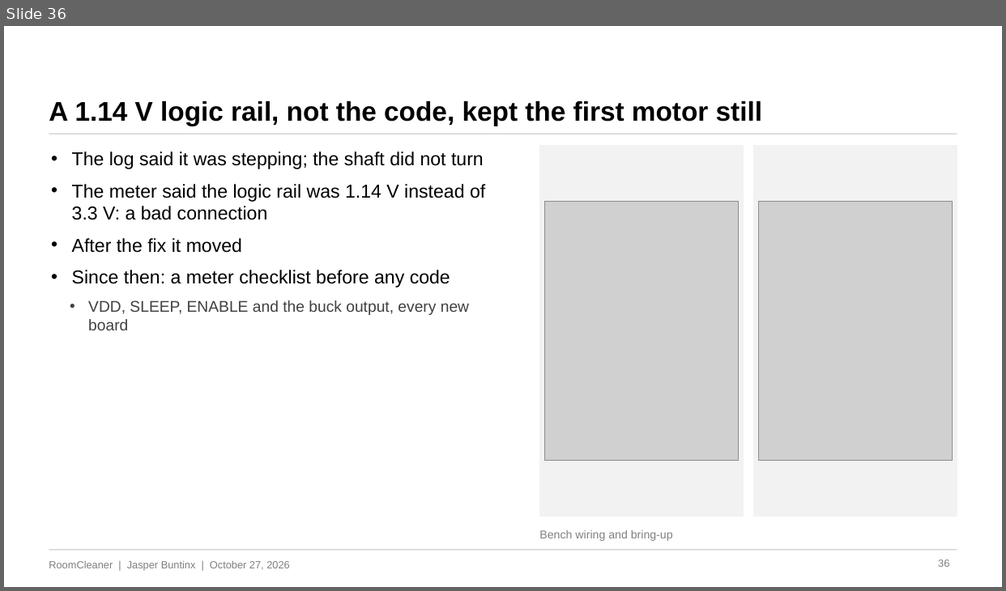
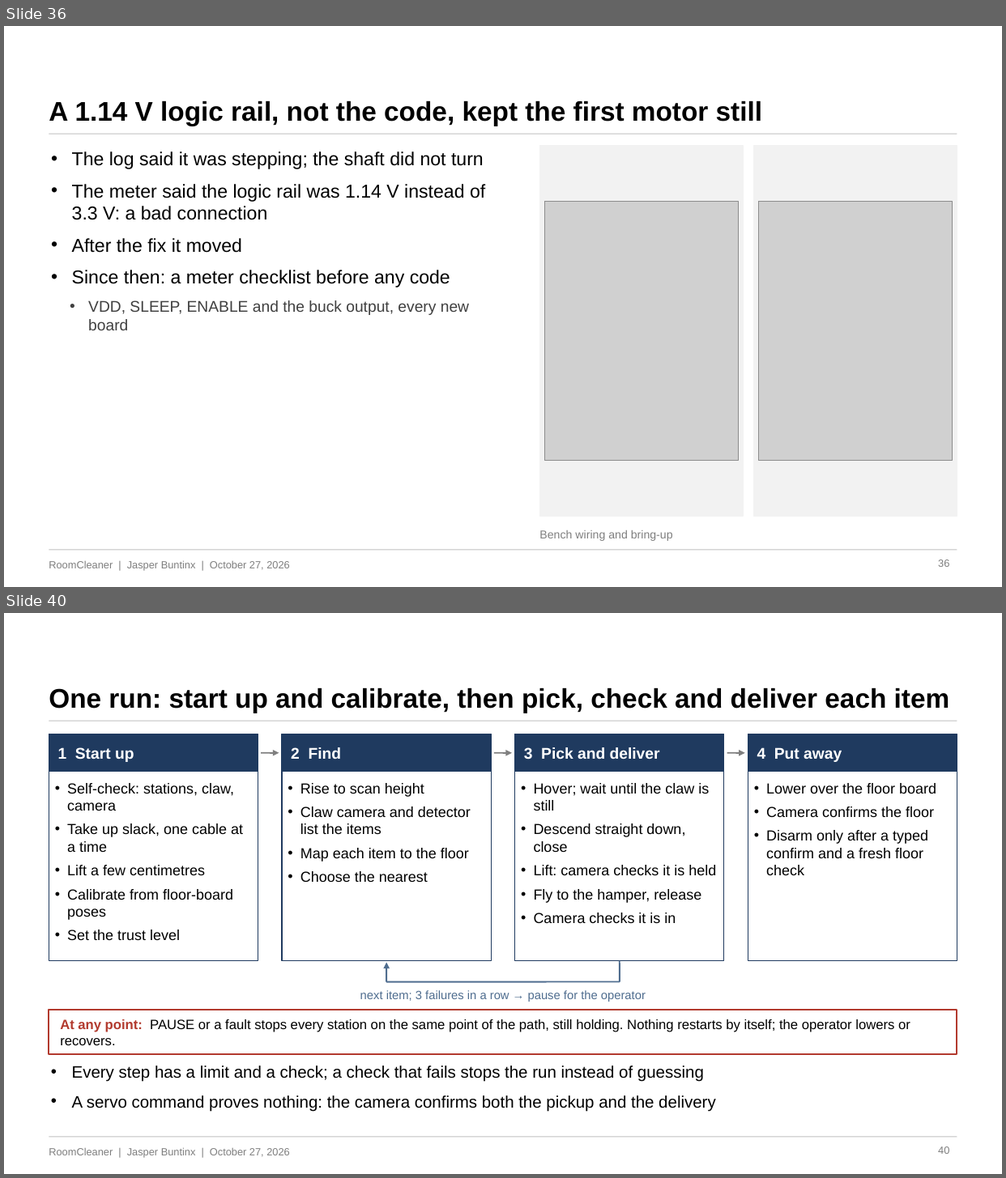
Before and after one commit to Jaspario1199/RoomCleaner, a slide deck: docs/presentation/deck_v4/RoomCleaner_Buntinx_Oct27_v4.pptx. Shown one above the other, each under a label of ours: slide 36 before the commit, slides 36 and 40 after it; the slides between them are not shown. The pictures are 1006x591 and 1006x1178 pixels, drawn with LibreOffice and Linux fonts; fonts in the diff are those of the drawing; grey boxes stand for pictures. Boxes give left, top, right and bottom in pixels: in the first picture for what was removed or moved away, otherwise in the second. Text is boxed around its words. In the diff, an @@ line names an element or a change of style, - is before the commit and + after.

```diff
--- a/docs/presentation/deck_v4/RoomCleaner_Buntinx_Oct27_v4.pptx
+++ b/docs/presentation/deck_v4/RoomCleaner_Buntinx_Oct27_v4.pptx
@@ slide 40 added at [4,613,1002,1174], background #FFFFFF; not listed: 2 template elements that a slide beside it also shows @@
@@ text added at [49,688,950,713], 26 pt, text #000000, bold @@
+One run: start up and calibrate, then pick, check and deliver each item
@@ line added from (49, 721) to (957, 721), #BFBFBF 0.75 pt @@
@@ rectangle added at [49,735,258,772], fill #1F3A5F, outline #1F3A5F 1 pt @@
@@ text added at [58,747,134,762], 15 pt, text #FFFFFF, bold @@
+1 Start up
@@ arrow added from (261, 753) to (279, 753), #7F7F7F 1.5 pt @@
@@ rectangle added at [282,735,491,772], fill #1F3A5F, outline #1F3A5F 1 pt @@
@@ text added at [291,747,342,759], 15 pt, text #FFFFFF, bold @@
+2 Find
@@ arrow added from (494, 753) to (513, 753), #7F7F7F 1.5 pt @@
@@ rectangle added at [515,735,724,772], fill #1F3A5F, outline #1F3A5F 1 pt @@
@@ text added at [524,747,660,759], 15 pt, text #FFFFFF, bold @@
+3 Pick and deliver
@@ arrow added from (727, 753) to (745, 753), #7F7F7F 1.5 pt @@
@@ rectangle added at [748,735,957,772], fill #1F3A5F, outline #1F3A5F 1 pt @@
@@ text added at [757,747,842,762], 15 pt, text #FFFFFF, bold @@
+4 Put away
@@ rectangle added at [49,772,258,961], fill #FFFFFF, outline #1F3A5F 1 pt @@
@@ rectangle added at [282,772,491,961], fill #FFFFFF, outline #1F3A5F 1 pt @@
@@ rectangle added at [515,772,724,961], fill #FFFFFF, outline #1F3A5F 1 pt @@
@@ rectangle added at [748,772,957,961], fill #FFFFFF, outline #1F3A5F 1 pt @@
@@ text added at [67,783,243,940], 14 pt, text #000000 @@
+• Self-check: stations, claw, camera
+• Take up slack, one cable at a time
+• Lift a few centimetres
+• Calibrate from floor-board poses
+• Set the trust level
@@ text added at [300,783,469,882], 14 pt, text #000000 @@
+• Rise to scan height
+• Claw camera and detector list the items
+• Map each item to the floor
+• Choose the nearest
@@ text added at [534,783,716,923], 14 pt, text #000000 @@
+• Hover; wait until the claw is still
+• Descend straight down, close
+• Lift: camera checks it is held
+• Fly to the hamper, release
+• Camera checks it is in
@@ text added at [766,783,936,875], 14 pt, text #000000 @@
+• Lower over the floor board
+• Camera confirms the floor
+• Disarm only after a typed confirm and a fresh floor check
@@ arrow added from (386, 982) to (386, 963), #4F6D8F 1.5 pt @@
@@ line added from (620, 961) to (620, 982), #4F6D8F 1.5 pt @@
@@ text added at [360,990,646,1002], 11.5 pt, text #4F6D8F @@
+next item; 3 failures in a row → pause for the operator
@@ line added from (620, 982) to (386, 982), #4F6D8F 1.5 pt @@
@@ rectangle added at [49,1010,957,1054], fill #FFFFFF, outline #B23A2E 1.5 pt @@
@@ text added at [60,1020,910,1046], 13 pt, text #000000 @@
+At any point: PAUSE or a fault stops every station on the same point of the path, still holding. Nothing restarts by itself; the operator lowers or recovers.
@@ text added at [72,1066,716,1112], 16 pt, text #000000 @@
+• Every step has a limit and a check; a check that fails stops the run instead of guessing
+• A servo command proves nothing: the camera confirms both the pickup and the delivery
@@ page number added at [938,1147,949,1154], 10 pt, text #7F7F7F @@
+40
```
Also in this commit, not shown: 4 slides changed, 4 other slides added, 2 other files.
